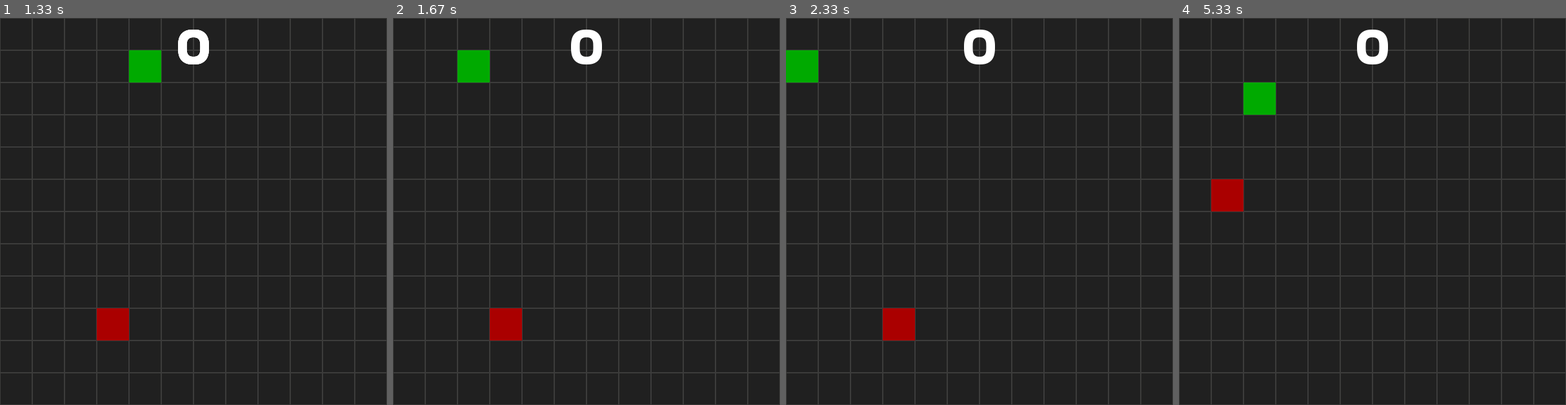
Above: before the commit, frames 1-4 (left to right).
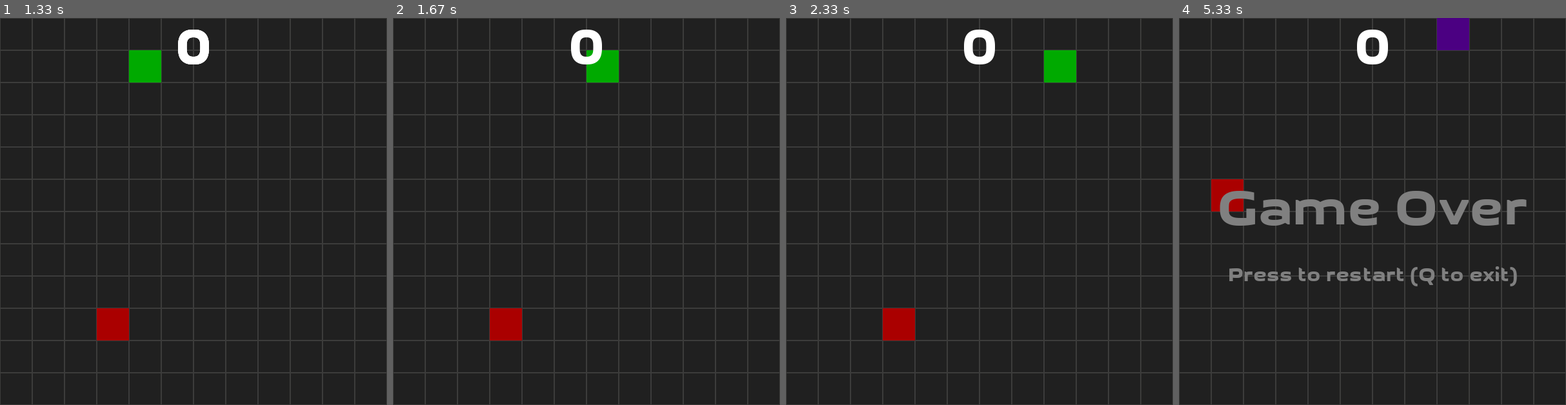
Above: after the commit, the same moments.

Repository: fossguild/naja
Game: pygame game, started from kobra.py
Two runs of this game, one before a commit and one after it. Both use one fixed random seed, a clock stepped at 60 frames per second and the inputs below.
Inputs:
- Up to frame 1 (1.33 s): tap Enter at 0.33 s; hold P 0.67-1.2 s; hold Left 0.67-1.2 s; hold P from 1.23 s (still down); hold A from 1.23 s (still down)
- Up to frame 2 (1.67 s): keep holding P; keep holding A
- Up to frame 3 (2.33 s): release P at 1.8 s; release A at 1.8 s
- Up to frame 4 (5.33 s): tap Space at 2.5, 3.33, 3.97, 4.67 s; hold Down 3.27-3.87 s; hold A 3.9-4.57 s; hold Up 4.6-5.3 s

Frame 1 is identical in both runs. In frame 2, 1.3% of the frame differs, in the area x 16-59%, y 8-17%; in frame 3, 1.4%; in frame 4, 5.6%, in the area x 10-90%, y 0-70%.

Commit message:
bug: the snake doesn't kill itself when an opposite direction key is pressed

Diff:
--- a/kobra.py
+++ b/kobra.py
@@ -256,31 +256,28 @@
 
         # Key pressed
         if event.type == pygame.KEYDOWN:
-            if event.key in (
-                pygame.K_DOWN,
-                pygame.K_s,
-            ):  # Down arrow (or S):  move down
+            # Down arrow (or S): move down
+            if event.key in (pygame.K_DOWN, pygame.K_s,) and snake.ymov != -1:
                 snake.ymov = 1
                 snake.xmov = 0
-            elif event.key in (pygame.K_UP, pygame.K_w):  # Up arrow (or W):    move up
+            # Up arrow (or W): move up
+            elif event.key in (pygame.K_UP, pygame.K_w) and snake.ymov != 1:
                 snake.ymov = -1
                 snake.xmov = 0
-            elif event.key in (
-                pygame.K_RIGHT,
-                pygame.K_d,
-            ):  # Right arrow (or D): move right
+            # Right arrow (or D): move right
+            elif event.key in (pygame.K_RIGHT, pygame.K_d) and snake.xmov != -1:
                 snake.ymov = 0
                 snake.xmov = 1
-            elif event.key in (
-                pygame.K_LEFT,
-                pygame.K_a,
-            ):  # Left arrow (or A):  move left
+            # Left arrow (or A): move left
+            elif event.key in (pygame.K_LEFT, pygame.K_a) and snake.xmov != 1:
                 snake.ymov = 0
                 snake.xmov = -1
-            elif event.key == pygame.K_q:  # Q         : quit game
+            # Q : quit game
+            elif event.key == pygame.K_q:
                 pygame.quit()
                 sys.exit()
-            elif event.key == pygame.K_p:  # S         : pause game
+            # P : pause game
+            elif event.key == pygame.K_p:
                 game_on = not game_on
     ## Update the game
 
